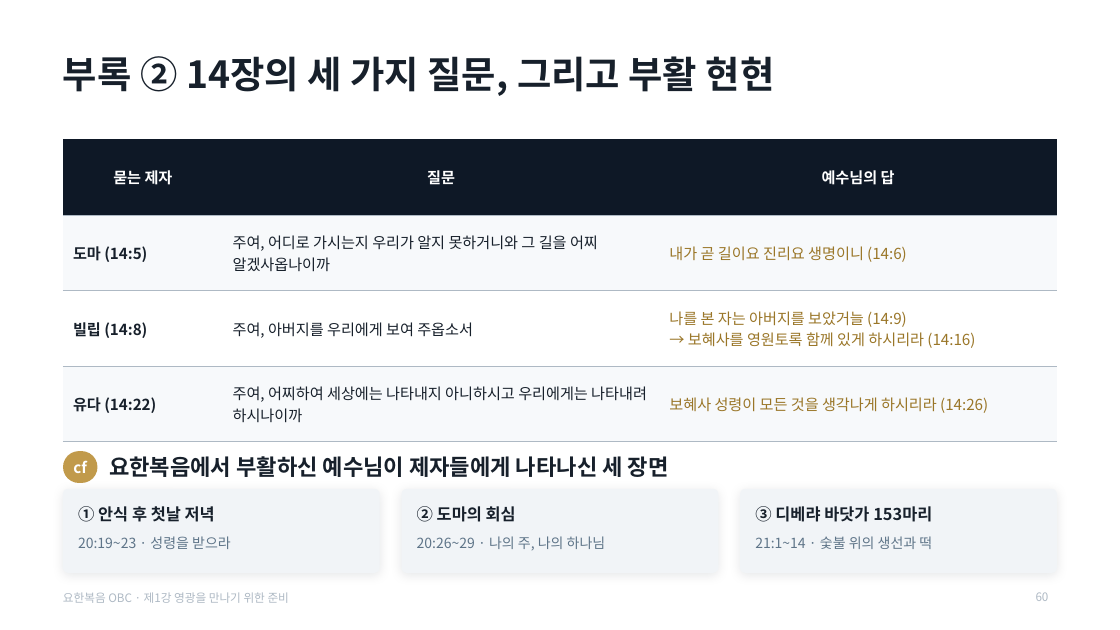
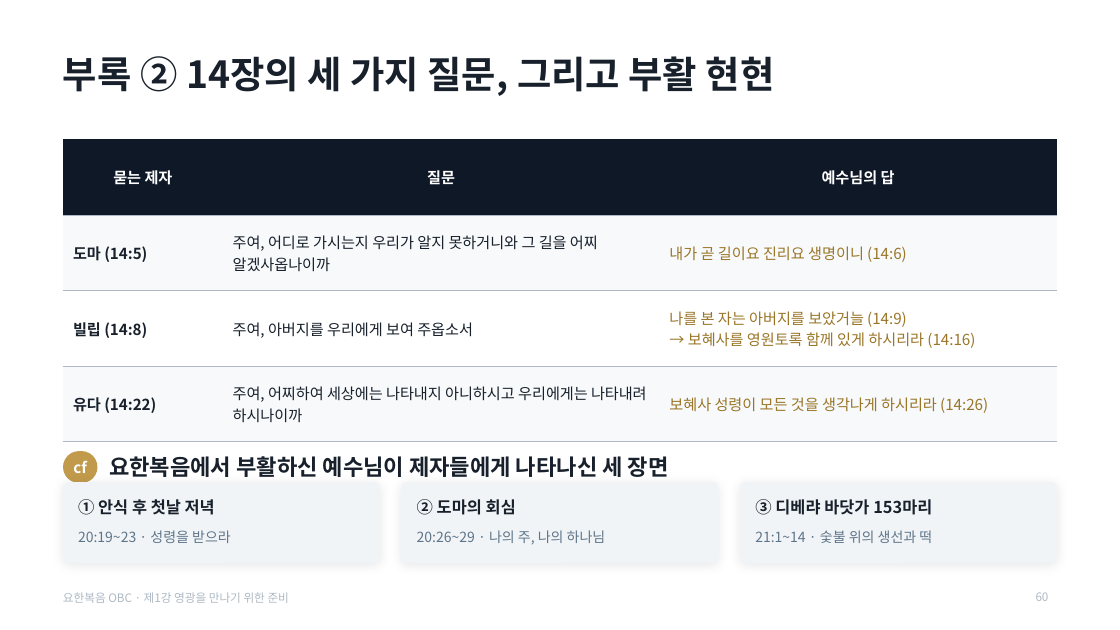
Before and after one commit to mio-modu/bible_GospelofJohn, a slide deck: slide 60 of dist/요한복음_1강_영광을_만나기_위한_준비.pptx. Drawn at 1120x630 pixels with LibreOffice and Linux fonts; fonts in the diff are those of the drawing. Boxes give left, top, right and bottom in pixels: in the first picture for what was removed or moved away, otherwise in the second. Text is boxed around its words. In the diff, an @@ line names an element or a change of style, - is before the commit and + after.

```diff
--- a/dist/요한복음_1강_영광을_만나기_위한_준비.pptx
+++ b/dist/요한복음_1강_영광을_만나기_위한_준비.pptx
@@ 6 texts, 3 rounded rectangles: place and size @@
-6 texts, 3 rounded rectangles at bbox=[63, 489, 1057, 573]
+6 texts, 3 rounded rectangles at bbox=[63, 482, 1057, 563]
@@ proportions changed in 3 elements at bbox=[63, 482, 380, 563], bbox=[402, 482, 718, 563], bbox=[740, 482, 1057, 563] @@
```
Also in this commit, not shown: 18 other slides changed, 6 other files.
